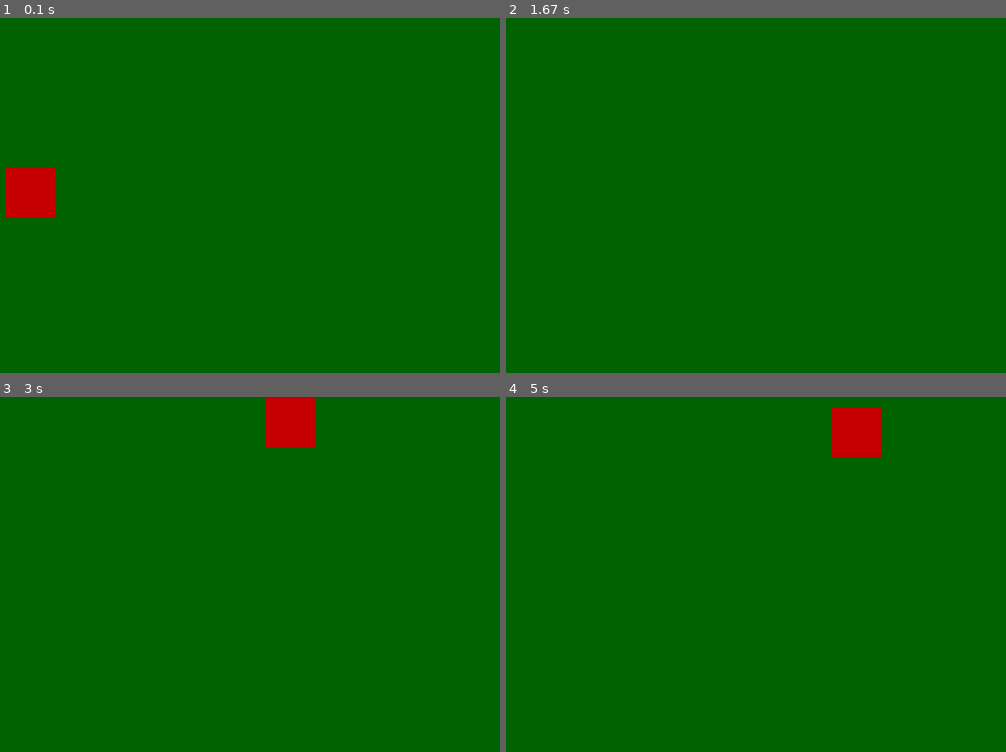
Above: before the commit, frames 1-4 (two rows, left to right).
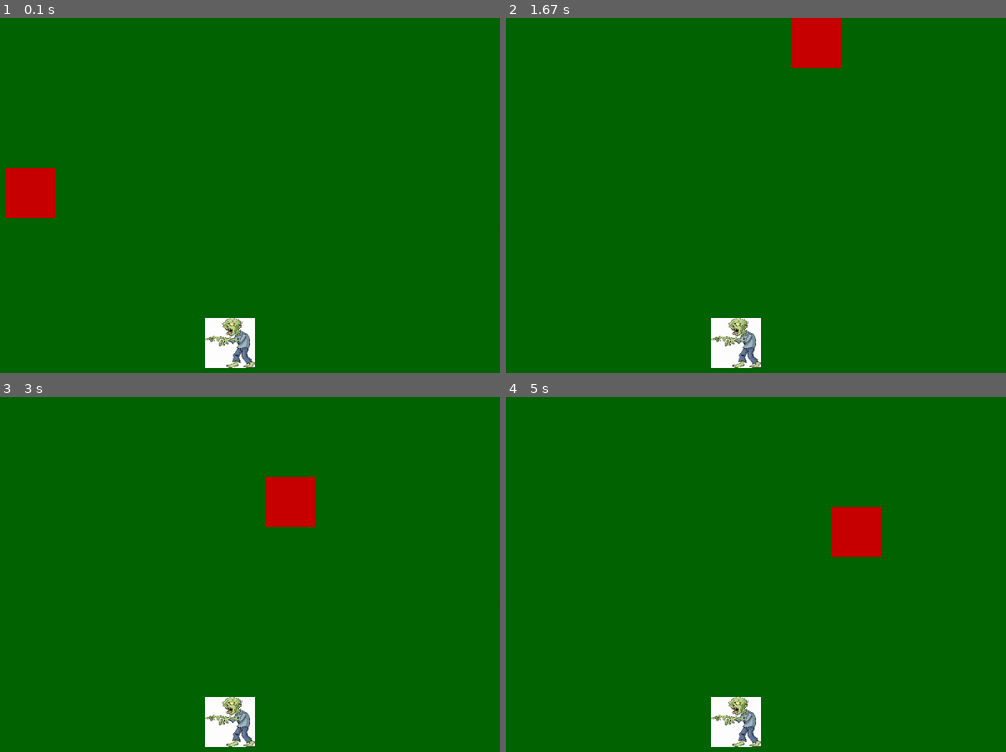
Above: after the commit, the same moments.

Repository: lowjunhao9-droid/2520-CSP1123-GroupG065
Game: pygame game, started from codefile.py
Two runs of this game, one before a commit and one after it. Both use one fixed random seed, a clock stepped at 60 frames per second and the inputs below.
Inputs:
- Up to frame 1 (0.1 s): no input
- Up to frame 2 (1.67 s): hold W 0.33-0.8 s; hold Right 0.33-0.8 s; hold Right 0.83-1.3 s; hold W 1.33-1.63 s
- Up to frame 3 (3 s): hold Right 1.67-2.13 s; hold A 2.17-2.7 s; hold Down from 2.73 s (still down)
- Up to frame 4 (5 s): release Down at 3.03 s; hold A 3.07-3.47 s; hold Up 3.5-3.87 s; hold D 3.9-4.53 s; hold Down 4.57-4.93 s; hold A from 4.97 s (still down)

The runs differ from the first frame. In frame 1, 1.4% of the frame differs, in the area x 41-51%, y 84-99%; in frame 2, 2.8%; in frame 3, 4.2%, in the area x 41-63%, y 0-99%; in frame 4, 4.2%.

Commit message:
try for image file

Diff:
--- a/codefile.py
+++ b/codefile.py
@@ -5,13 +5,15 @@
 
 # Display window
 background = pygame.display.set_mode((1500, 1000))
-green = (0, 100, 0)
 pygame.display.set_caption("Zombie Slayer: Blade Survival")
 
 # Colors
-COLOR = green
+GREEN = (0,100,0)
 SURFACE_COLOR = (167, 255, 100)
 RED = (200, 0, 0)
+black = (0,0,0,)
+blue = (0,0,150)
+purple = (100,0,100)
 
 # Sprite Class
 class Player(pygame.sprite.Sprite):
@@ -19,7 +21,7 @@
         super().__init__()
         self.image = pygame.Surface([width, height])
         self.image.fill(SURFACE_COLOR)
-        self.image.set_colorkey(COLOR)
+        self.image.set_colorkey(GREEN)
         pygame.draw.rect(self.image, color, pygame.Rect(0, 0, width, height))
         self.rect = self.image.get_rect()
 
@@ -34,17 +36,30 @@
 
     def moveBack(self, speed):
         self.rect.y += speed   # down
+class Zombie(pygame.sprite.Sprite):
+    def __init__(self, image_file, scale=(50,50)):
+        super().__init__()
+        self.image = pygame.image.load(image_file).convert_alpha()
+        self.image = pygame.transform.scale(self.image, scale) #resize
+        self.rect = self.image.get_rect()
 
-# Create sprite
+# Create sprite(Player)
 all_sprites_list = pygame.sprite.Group()
 square = Player(RED, 100, 100)
 square.rect.x = 200
 square.rect.y = 300
 all_sprites_list.add(square)
 
-clock = pygame.time.Clock()
+#Create zombie sprite
+zombie = Zombie("Zombie1.webp", scale=(100,100))
+zombie.rect.x = 600
+zombie.rect.y = 600
+all_sprites_list.add(zombie)
+
+
 
 # Game loop
+clock = pygame.time.Clock()
 running = True
 while running:
     for event in pygame.event.get():
@@ -52,25 +67,25 @@
             running = False
 
     keys = pygame.key.get_pressed()
-    if keys[pygame.K_LEFT]:
+    if keys[pygame.K_LEFT] and square.rect.x > 1: #move left
         square.moveLeft(10)
-    if keys[pygame.K_RIGHT]:
+    if keys[pygame.K_RIGHT] and square.rect.x < 1500 - square.rect.width: #move right
         square.moveRight(10)
-    if keys[pygame.K_UP]:
+    if keys[pygame.K_UP] and square.rect.y > 1:     # move upward
         square.moveForward(10)
-    if keys[pygame.K_DOWN]:
+    if keys[pygame.K_DOWN] and square.rect.y < 1000 - square.rect.height: #move down
         square.moveBack(10)
-    if keys[pygame.K_a]:   # A = left
+    if keys[pygame.K_a] and square.rect.x > 1:  # A = left
         square.moveLeft(10)
-    if keys[pygame.K_d]:   # D = right
+    if keys[pygame.K_d] and square.rect.x < 1500 - square.rect.height: # D = Right
         square.moveRight(10)
-    if keys[pygame.K_w]:   # W = up
+    if keys[pygame.K_w] and square.rect.y > 1: # W = Up
         square.moveForward(10)
-    if keys[pygame.K_s]:   # S = down
+    if keys[pygame.K_s] and square.rect.y < 1000 - square.rect.height:  # S = down
         square.moveBack(10)
 
     # Clear background each frame
-    background.fill(green)
+    background.fill(GREEN)
 
     # Draw sprites
     all_sprites_list.update()
@@ -78,4 +93,6 @@
     pygame.display.flip()
     clock.tick(60)
 
+#testing git lmao
+
 pygame.quit()
--- a/story.txt
+++ /dev/null
@@ -1,12 +0,0 @@
-Adam wakes up in the morning.
-He brushes his teeth.
-He take a bath.
-He has breakfast.
-Then he checked Instagram.
-He goes to class.
-The lecturer was very boring.
-He was confused with git
-git is complicated
-I tired.....
-4th time
-ajbjbjk
--- /dev/null
+++ b/tempCodeRunnerFile.py
@@ -0,0 +1 @@
+pygame.display.flip()
Binary file added: Zombie1.webp
